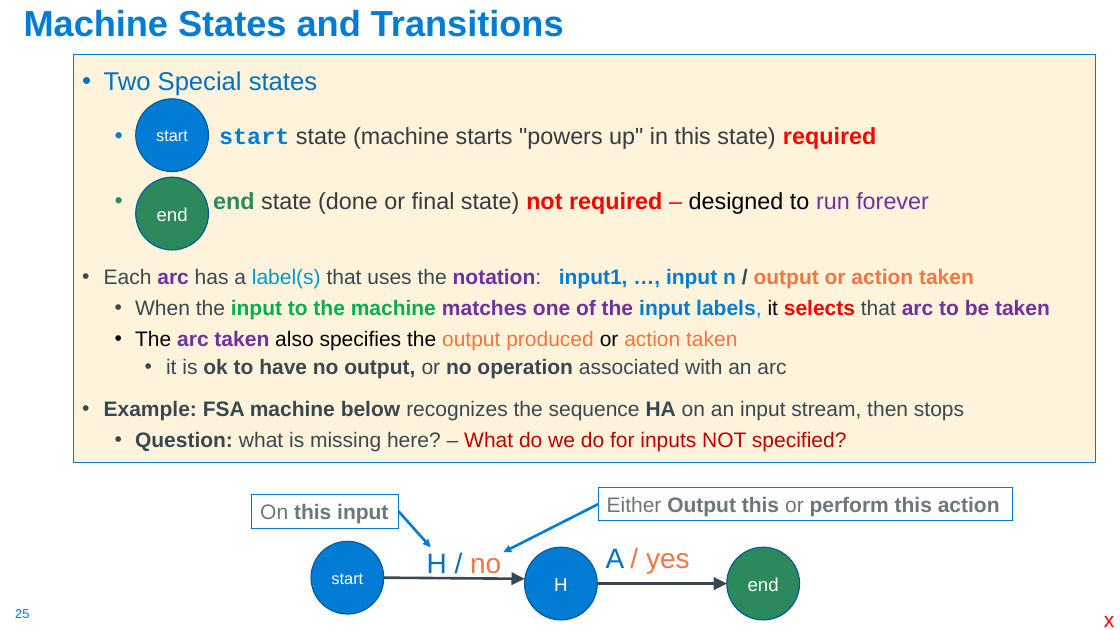
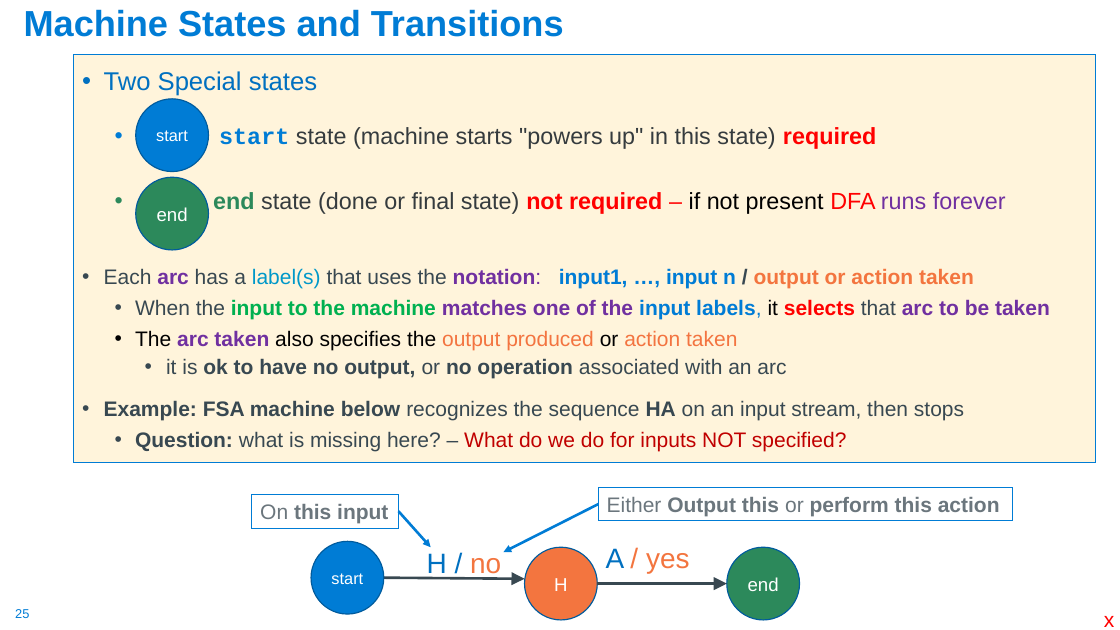
Before and after one commit to cse30-sp24/Muller-Slides, a slide deck: slide 25 of 01-C-Part1.pptx. Drawn at 1120x630 pixels with LibreOffice and Linux fonts; fonts in the diff are those of the drawing. Boxes give left, top, right and bottom in pixels: in the first picture for what was removed or moved away, otherwise in the second. Text is boxed around its words. In the diff, an @@ line names an element or a change of style, - is before the commit and + after.

```diff
--- a/01-C-Part1.pptx
+++ b/01-C-Part1.pptx
@@ text at bbox=[213, 192, 1006, 214]: text changed @@
-  • end state (done or final state) not required – designed to run forever
+  • end state (done or final state) not required – if not present DFA runs forever
@@ ellipse "H" at bbox=[524, 547, 597, 620]: fill #007CD5 to #F3753F @@
```
Also in this commit, not shown: 12 other slides changed, 1 slide added, 1 other file.
